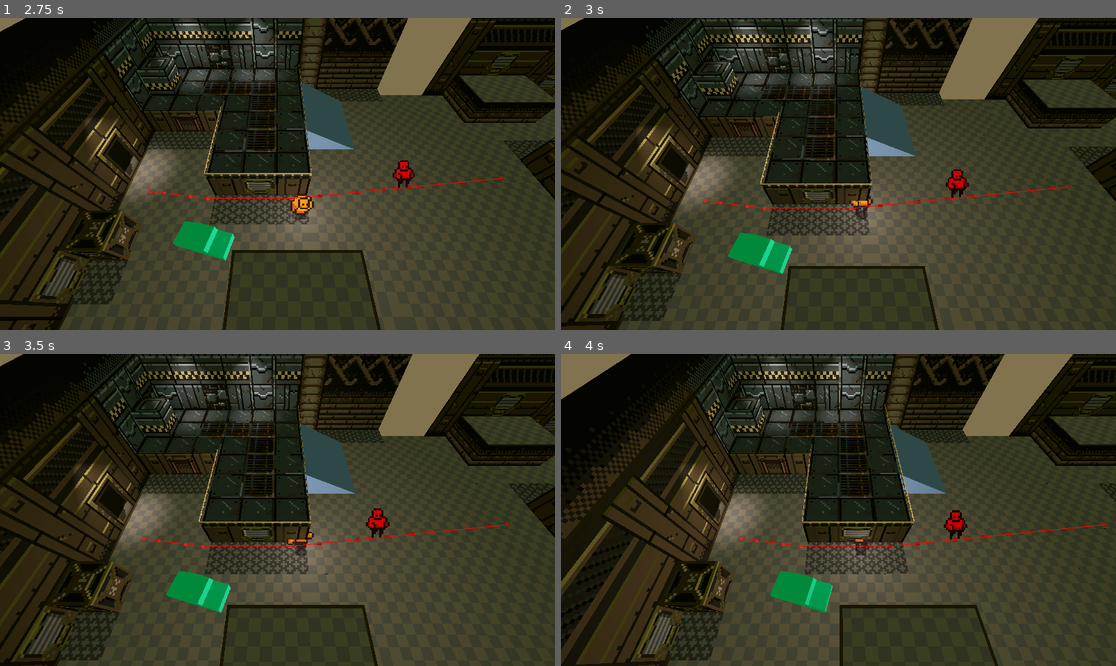
Above: before the commit, frames 1-4 (two rows, left to right).
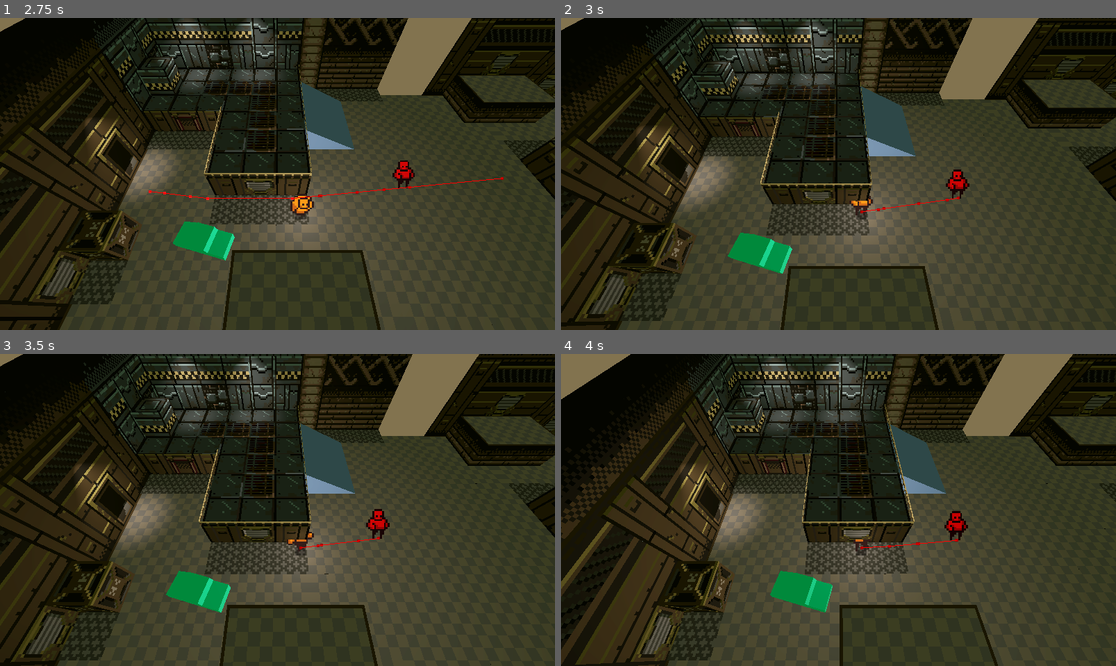
Above: after the commit, the same moments.

Repository: killnaprimer/SpacialStation
Game: Godot game, scene res://scenes/test_other.tscn
Two runs of this game, one before a commit and one after it. Both use one fixed random seed, a clock stepped at 60 frames per second and the inputs below.
Inputs (mouse positions are in pixels of both pictures, inside the frame that each line leads up to):
- Up to frame 1 (2.75 s): tap Enter at 0.5 s; move the mouse to (399, 158) at 0.52 s; hold D (move_right) 0.53-1.28 s; hold Right mouse button (aim) 0.53-1.28 s; move the mouse to (166, 189) at 1.27 s; hold S (move_back) 1.28-2.03 s; click (166, 189) at 1.35 s; move the mouse to (333, 105) at 2.02 s; hold D (move_right) from 2.03 s (still down); tap Space (roll) at 2.1 s
- Up to frame 2 (3 s): move the mouse to (810, 236) at 2.77 s; release D (move_right) at 2.78 s; hold W (move_forward) from 2.78 s (still down); right-click (810, 236) at 2.85 s
- Up to frame 3 (3.5 s): keep holding W (move_forward)
- Up to frame 4 (4 s): move the mouse to (1005, 556) at 3.52 s; release W (move_forward) at 3.53 s; hold A (move_left) from 3.53 s (still down); click (1005, 556) at 3.6 s

Frame 1 is identical in both runs. In frame 2, 0.3% of the frame differs, in the area x 25-92%, y 48-63%; in frame 3, 0.3%, in the area x 25-92%, y 49-63%; in frame 4, 0.3%.

Commit message:
enemy follows player

Diff:
--- a/prefabs/dummy.tscn
+++ b/prefabs/dummy.tscn
@@ -1,14 +1,18 @@
-[gd_scene load_steps=7 format=3 uid="uid://bhrgdgf5nja5j"]
+[gd_scene load_steps=9 format=3 uid="uid://bhrgdgf5nja5j"]
 
 [ext_resource type="Script" uid="uid://gla0cja4mfrw" path="res://scripts/enemy.gd" id="1_pkqqt"]
 [ext_resource type="Script" uid="uid://cx0xxqn8au6ks" path="res://scripts/health.gd" id="1_w3ipt"]
 [ext_resource type="Texture2D" uid="uid://d0016wk0ra8qf" path="res://textures/generic_character-Sheet.png" id="2_cf8o5"]
 [ext_resource type="Script" uid="uid://dd0ocu2dk0341" path="res://scripts/enemy_ai.gd" id="3_av2jj"]
 [ext_resource type="Script" uid="uid://h2ankc57xp0k" path="res://scripts/enemy_movement.gd" id="5_5hfr3"]
+[ext_resource type="Script" uid="uid://b1iyvhk6s6soj" path="res://scripts/enemy_sight.gd" id="6_pssps"]
 
 [sub_resource type="CapsuleShape3D" id="CapsuleShape3D_cf8o5"]
 radius = 0.7
 height = 1.8
+
+[sub_resource type="CylinderShape3D" id="CylinderShape3D_5hfr3"]
+radius = 6.0
 
 [node name="Enemy" type="CharacterBody3D" node_paths=PackedStringArray("movement", "ai", "navigation")]
 collision_layer = 8
@@ -44,3 +48,14 @@
 
 [node name="NavigationAgent3D" type="NavigationAgent3D" parent="."]
 debug_enabled = true
+
+[node name="sight" type="Area3D" parent="."]
+collision_layer = 0
+collision_mask = 4
+script = ExtResource("6_pssps")
+
+[node name="CollisionShape3D" type="CollisionShape3D" parent="sight"]
+transform = Transform3D(1, 0, 0, 0, 1, 0, 0, 0, 1, 0, 1, 0)
+shape = SubResource("CylinderShape3D_5hfr3")
+
+[connection signal="target_sighted" from="sight" to="AI" method="on_target_sighted"]
--- a/scripts/enemy_ai.gd
+++ b/scripts/enemy_ai.gd
@@ -4,14 +4,28 @@
 @export var enemy : Enemy
 
 var current_pp : int
+var tick : int = 0
+const tick_max : int = 5
+
 
 func _ready() -> void:
 	await get_tree().process_frame
 	enemy.movement.set_target_position(enemy.patrol_points[current_pp].global_position)
 
 func _physics_process(delta: float) -> void:
+	if tick < tick_max:
+		tick += 1
+		return
+	tick = 0
+	if !target: patrol()
+	else: enemy.movement.set_target_position(target.global_position)
+
+func patrol():
 	if enemy.patrol_points.is_empty(): return
 	if (enemy.patrol_points[current_pp].global_position - enemy.global_position).length() < 1.2:
 		current_pp += 1
 		if current_pp >= enemy.patrol_points.size(): current_pp = 0
 		enemy.movement.set_target_position(enemy.patrol_points[current_pp].global_position)
+
+func on_target_sighted(sighted_target : Node3D):
+	target = sighted_target
--- /dev/null
+++ b/scripts/enemy_sight.gd
@@ -0,0 +1,9 @@
+extends Area3D
+class_name EnemySight
+signal target_sighted(target : Node3D)
+func _ready() -> void:
+	connect("body_entered",on_target_sighted)
+
+func on_target_sighted(target : Node3D):
+	print("SIGHTED " + target.name)
+	emit_signal("target_sighted", target)
Not shown, added: scripts/enemy_sight.gd.uid
